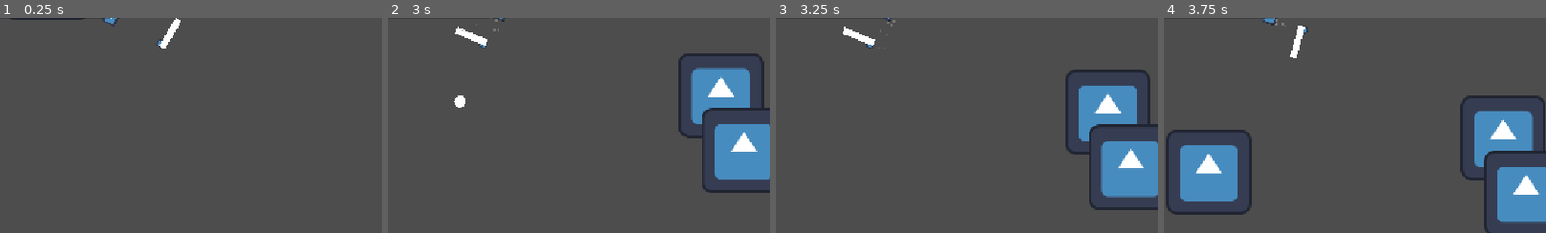
Above: before the commit, frames 1-4 (left to right).
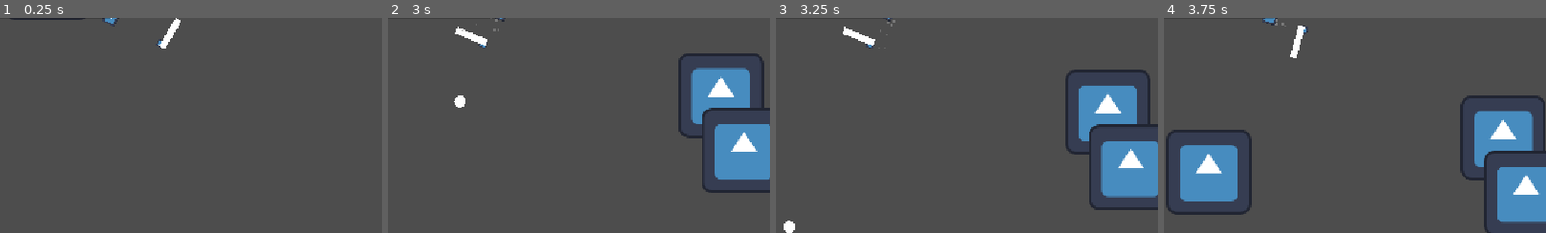
Above: after the commit, the same moments.

Repository: Mrbobbuilder69/GMTK_jam_2026
Game: Godot game, scene res://Scenes/test_scene_2.tscn
Two runs of this game, one before a commit and one after it. Both use one fixed random seed, a clock stepped at 60 frames per second and the inputs below. The engine's default icon, where the game draws it, is replaced by a stand-in: a white triangle on a blue panel in a dark square. Sound files missing from this copy of the repository are replaced by a short silence.
Inputs (mouse positions are % of the whole screen's width and height, from its top left):
- Up to frame 1 (0.25 s): no input
- Up to frame 2 (3 s): tap Enter at 0.5 s; move the mouse to (72, 45) at 0.52 s; hold D (Right) 0.53-1.28 s; tap F (f) at 0.6, 1.55, 2.3 s; move the mouse to (30, 55) at 1.27 s; hold S (Down) 1.28-2.03 s; tap Space (Dash) at 1.35 s; move the mouse to (60, 28) at 2.02 s; hold D (Right) 2.03-2.78 s; hold Shift (Sprint) 2.03-2.78 s; move the mouse to (45, 70) at 2.77 s; hold W (Up) from 2.78 s (still down); tap X (attack) at 2.85 s
- Up to frame 3 (3.25 s): keep holding W (Up); tap F (f) at 3.05 s
- Up to frame 4 (3.75 s): move the mouse to (80, 65) at 3.52 s; release W (Up) at 3.53 s; hold A (Left) from 3.53 s (still down); tap F (f) at 3.6 s
The pictures show only the part of the screen within x 36-86%, y 50-100%; the shares and areas given below are measured in that part.

Frames 1-2 are identical in both runs. In frame 3, 0.1% of the frame differs, in the area x 2-5%, y 94-100%; in frame 4, nothing differs.

Commit message:
Slow bullet reload

Diff:
--- a/Scenes/Scripts/bulletSpawner.gd
+++ b/Scenes/Scripts/bulletSpawner.gd
@@ -24,7 +24,7 @@
 func _on_weapon_shoot(posX, posY):
 	position=Vector2(posX, posY)
 	if get_child_count()==0 and bulletTimer<=0:
-		bulletTimer=0.2
+		bulletTimer=0.5
 		mouseNormal=get_mouse_unit()
 		print(mouseNormal)
 		add_child(bullet)
